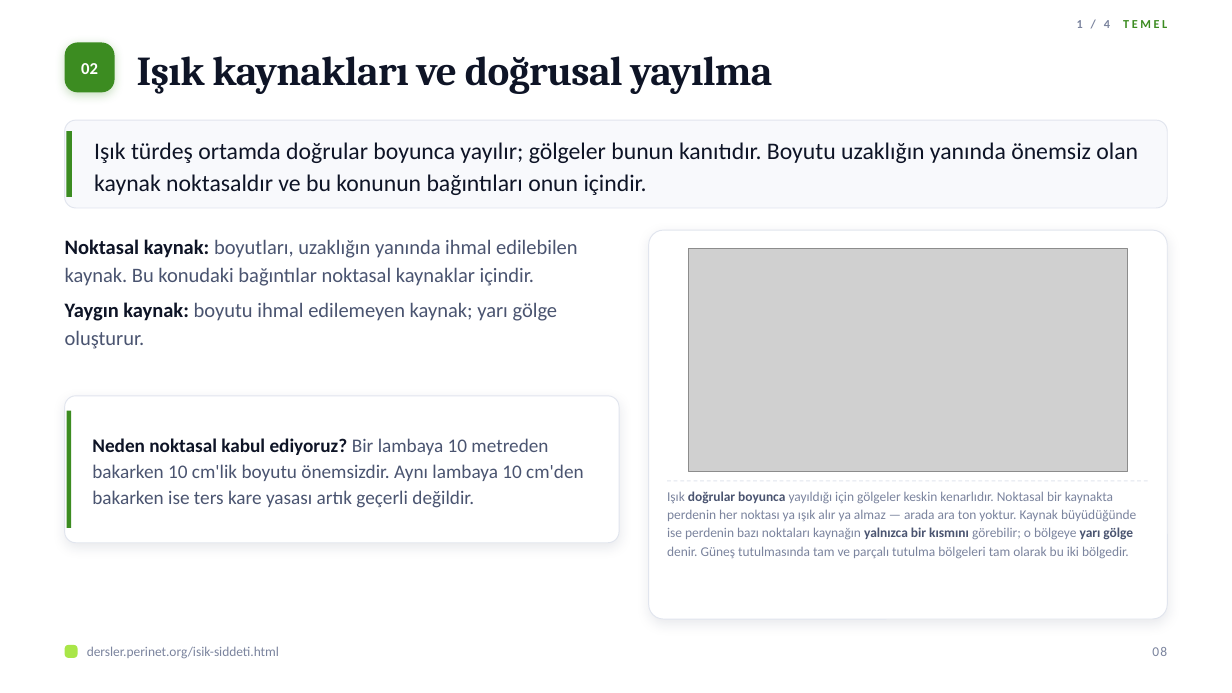
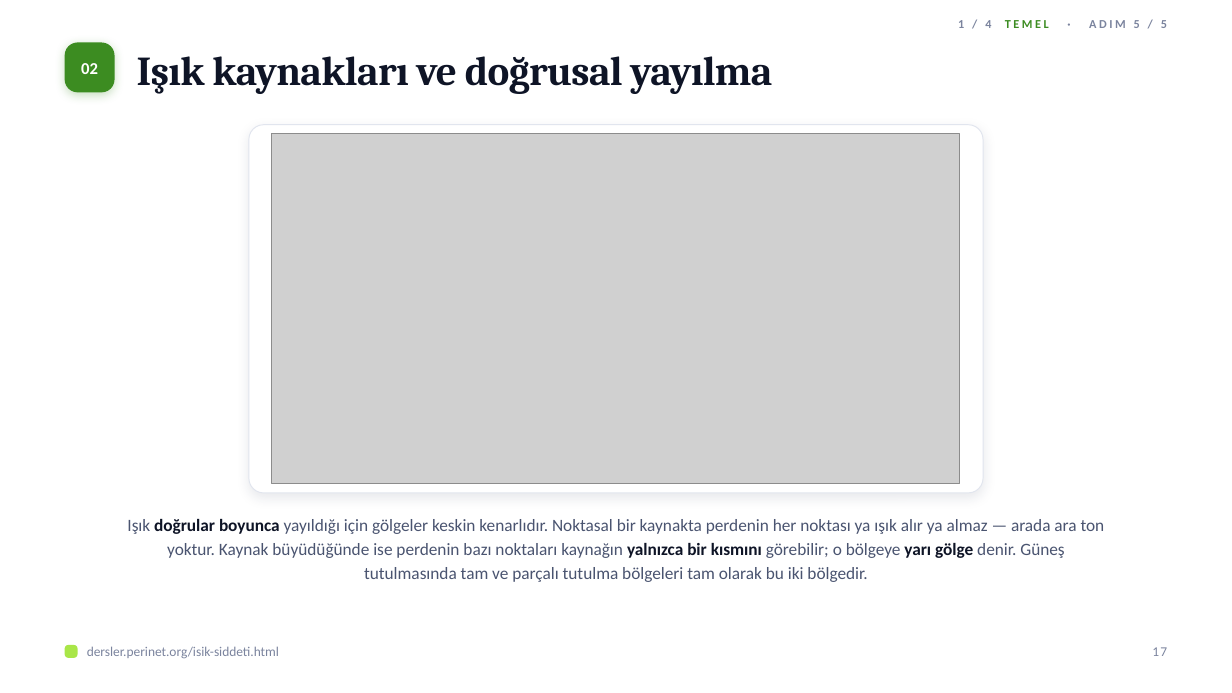
Before and after one commit to elestirmen/dersler, a slide deck: slide 17 of dist/sunum/isik-siddeti.pptx (slide 8 before the commit). Drawn at 1232x693 pixels with LibreOffice and Linux fonts; fonts in the diff are those of the drawing; grey boxes stand for pictures. Boxes give left, top, right and bottom in pixels: in the first picture for what was removed or moved away, otherwise in the second. Text is boxed around its words. In the diff, an @@ line names an element or a change of style, - is before the commit and + after.

```diff
--- a/dist/sunum/isik-siddeti.pptx
+++ b/dist/sunum/isik-siddeti.pptx
@@ text at (958,20,1167,28): text changed; text colour #3C8C21 to #7B849E @@
-1 / 4 TEMEL
+1 / 4 TEMEL · ADIM 5 / 5
@@ rounded rectangle removed at (65,120,1167,208) @@
@@ rectangle removed at (67,131,72,197) @@
@@ text removed at (94,142,1138,195) @@
-Işık türdeş ortamda doğrular boyunca yayılır; gölgeler bunun kanıtıdır. Boyutu uzaklığın yanında önemsiz olan kaynak noktasaldır ve bu konunun bağıntıları onun içindir.
@@ rounded rectangle: place and size @@
-rounded rectangle at (649,230,1167,619)
+rounded rectangle at (249,125,983,493)
@@ rounded rectangle at (249,125,983,493): proportions changed @@
@@ picture added at (272,134,960,484) @@
@@ text removed at (65,239,578,349) @@
-▪ Noktasal kaynak: boyutları, uzaklığın yanında ihmal edilebilen kaynak. Bu konudaki bağıntılar noktasal kaynaklar içindir.
-▪ Yaygın kaynak: boyutu ihmal edilemeyen kaynak; yarı gölge oluşturur.
@@ picture removed at (689,249,1128,471) @@
@@ rounded rectangle removed at (65,396,619,543) @@
@@ rectangle removed at (67,410,71,528) @@
@@ text removed at (92,438,583,508) @@
-Neden noktasal kabul ediyoruz? Bir lambaya 10 metreden bakarken 10 cm'lik boyutu önemsizdir. Aynı lambaya 10 cm'den bakarken ise ters kare yasası artık geçerli değildir.
@@ line removed from (667, 481) to (1149, 481) @@
@@ text "Işık doğrular boyunca yayıldığı için ...": place and size @@
-text "Işık doğrular boyunca yayıldığı için ..." at (667,491,1136,558)
+text "Işık doğrular boyunca yayıldığı için ..." at (127,519,1105,582)
@@ text "Işık doğrular boyunca yayıldığı için ..." at (127,519,1105,582): size 10.5 to 13.5 pt; text colour #7B849E to #4A5470 in "Işık yayıldığı için gölgeler keskin kenarlıdır. Noktasal ..."; text colour #4A5470 to #0E1426 in "doğrular boyunca yalnızca bir kısmını yarı gölge"; alignment left to centre; line spacing 1.12 to 1.15 @@
@@ text at (1152,647,1167,656): text changed @@
-08
+17
```
Also in this commit, not shown: 28 other slides changed, 97 slides added, 11 slides removed, 22 other files.
